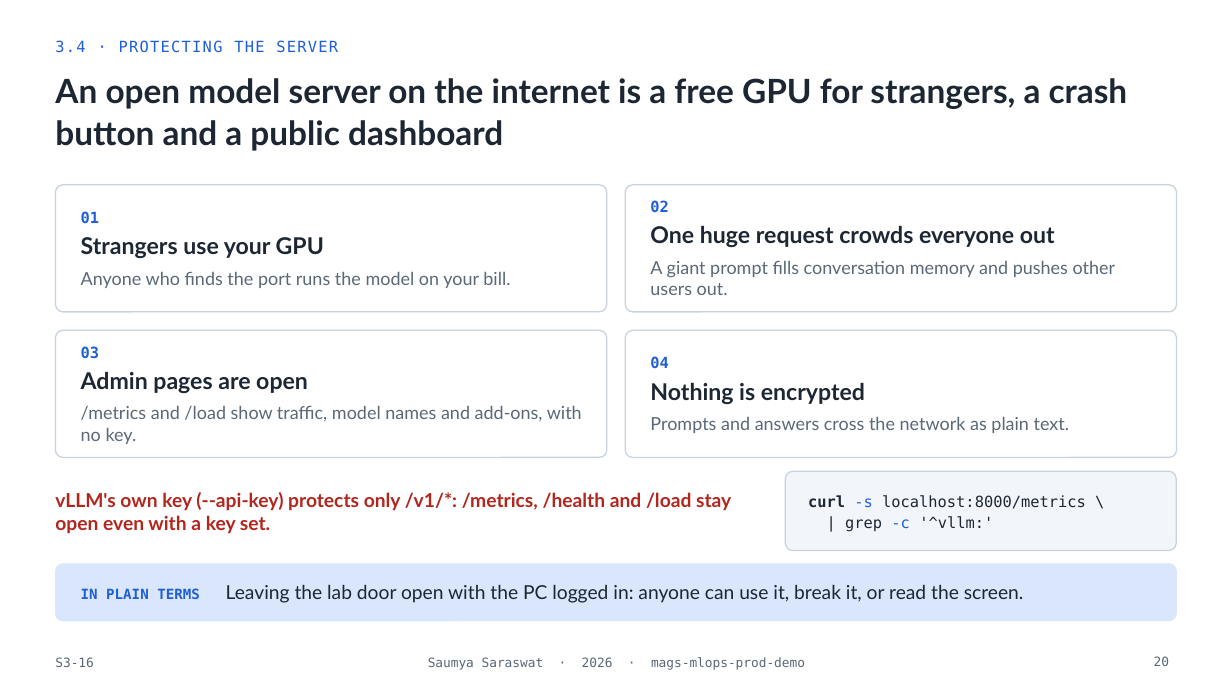
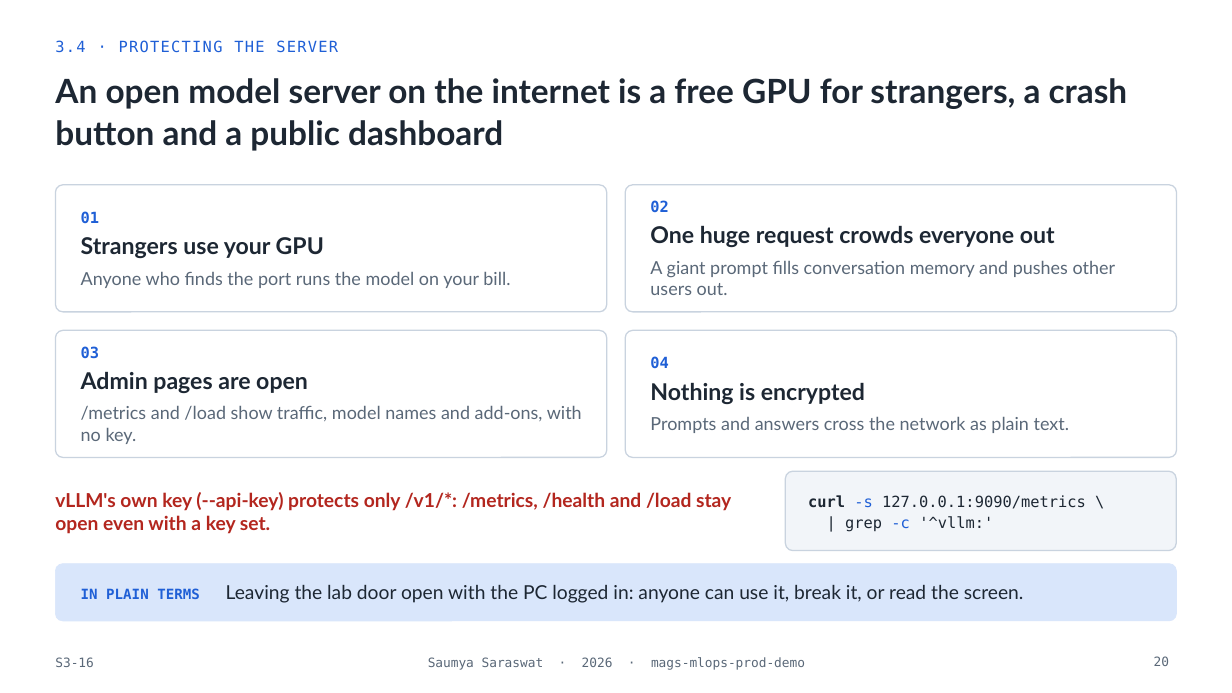
Before and after one commit to MagmaCubes1133/mags-mlops-prod-demo, a slide deck: slide 20 of docs/slides/From-Model-Weights-to-Production-Endpoints_Saumya-Saraswat.pptx. Drawn at 1232x693 pixels with LibreOffice and Linux fonts; fonts in the diff are those of the drawing; background and template pictures are left out. Boxes give left, top, right and bottom in pixels: in the first picture for what was removed or moved away, otherwise in the second. Text is boxed around its words. In the diff, an @@ line names an element or a change of style, - is before the commit and + after.

```diff
--- a/docs/slides/From-Model-Weights-to-Production-Endpoints_Saumya-Saraswat.pptx
+++ b/docs/slides/From-Model-Weights-to-Production-Endpoints_Saumya-Saraswat.pptx
@@ text in rounded rectangle at (808,495,1086,509): text changed @@
-curl -s localhost:8000/metrics \
+curl -s 127.0.0.1:9090/metrics \
```
Also in this commit, not shown: 9 other slides changed.
